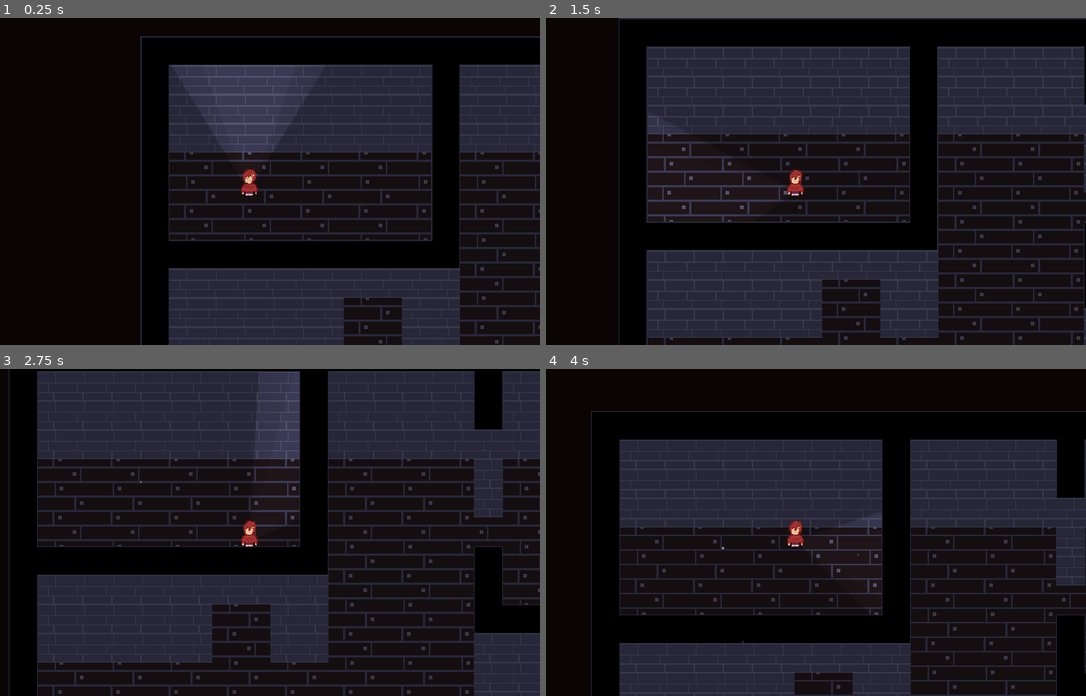
Above: before the commit, frames 1-4 (two rows, left to right).
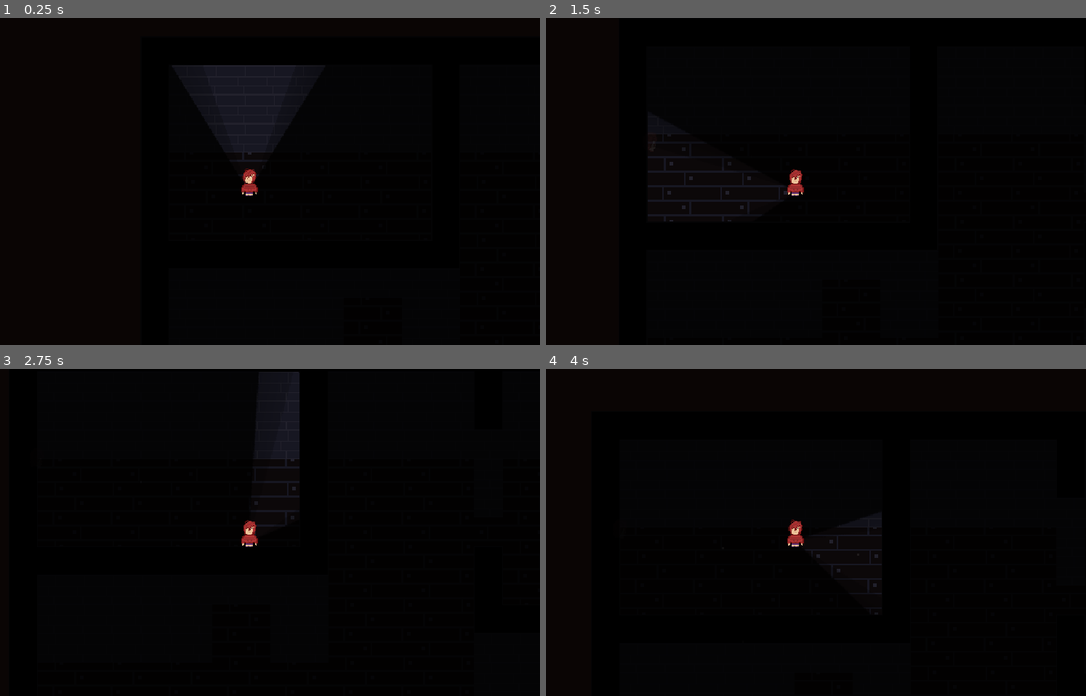
Above: after the commit, the same moments.

Repository: LexMalch/photophobic-
Game: Godot game, scene res://scene/main/main.tscn
The game is run twice, just before and just after one commit, with the same random seed, the same clock (stepped at 60 frames per second) and the same inputs. The engine's default icon, where the game draws it, is replaced by a stand-in: a white triangle on a blue panel in a dark square.
Inputs (mouse positions are in pixels of both pictures, inside the frame that each line leads up to):
- Up to frame 1 (0.25 s): no input
- Up to frame 2 (1.5 s): move the mouse to (924, 165) at 0.52 s; press the mouse at (924, 165) at 0.53 s; hold D (right) 0.53-1.28 s; move the mouse to (681, 197) at 1.27 s; release the mouse at (681, 197) at 1.28 s; hold S (down) from 1.28 s (still down); click (681, 197) at 1.35 s
- Up to frame 3 (2.75 s): move the mouse to (307, 460) at 2.02 s; release S (down) at 2.03 s; press the mouse at (307, 460) at 2.03 s; hold D (right) from 2.03 s (still down)
- Up to frame 4 (4 s): move the mouse to (767, 597) at 2.77 s; release D (right) at 2.78 s; release the mouse at (767, 597) at 2.78 s; hold W (up) 2.78-3.53 s; click (767, 597) at 2.85 s; move the mouse to (967, 581) at 3.52 s; press the mouse at (967, 581) at 3.53 s; hold A (left) from 3.53 s (still down)

The runs differ from the first frame. In frame 1, 34% of the frame differs, in the area x 25-100%, y 5-100%; in frame 2, 40%; in frame 3, 47%, in the area x 1-100%, y 0-100%; in frame 4, 35%.

Commit message:
sdfgsdfg

Diff:
--- /dev/null
+++ b/scene/enemy/enemy.gd
@@ -0,0 +1,10 @@
+extends Area2D
+var target
+var speed = 200
+func _physics_process(delta: float) -> void:
+		if target:
+			var direction = (target.global_position - global_position).normalized()
+			position += direction * speed * delta  # Плавное движение
+
+func _on_detection_area_body_entered(body: Node2D) -> void:
+	target = body
--- a/scene/enemy/enemy.tscn
+++ b/scene/enemy/enemy.tscn
@@ -1,5 +1,6 @@
-[gd_scene load_steps=4 format=3 uid="uid://b3aw883545i6c"]
+[gd_scene load_steps=5 format=3 uid="uid://b3aw883545i6c"]
 
+[ext_resource type="Script" uid="uid://dv7nuti4e5b7j" path="res://scene/enemy/enemy.gd" id="1_nytjq"]
 [ext_resource type="Texture2D" uid="uid://cp1kl626pwh17" path="res://sprite/Sprite-0001.png" id="1_yijav"]
 
 [sub_resource type="CapsuleShape2D" id="CapsuleShape2D_nytjq"]
@@ -11,6 +12,8 @@
 
 [node name="Enemy" type="Area2D"]
 modulate = Color(1, 1, 1, 0.231373)
+monitorable = false
+script = ExtResource("1_nytjq")
 
 [node name="Sprite2D" type="Sprite2D" parent="."]
 texture = ExtResource("1_yijav")
@@ -24,3 +27,5 @@
 shape = SubResource("CircleShape2D_msiye")
 
 [node name="WallsDetector" type="RayCast2D" parent="."]
+
+[connection signal="body_entered" from="DetectionArea" to="." method="_on_detection_area_body_entered"]
--- a/scene/main/main.tscn
+++ b/scene/main/main.tscn
@@ -48,7 +48,8 @@
 position = Vector2(88, 32)
 
 [node name="PointLight2D" type="PointLight2D" parent="."]
-visible = false
+light_mask = 3
+visibility_layer = 3
 position = Vector2(1888, 816)
 scale = Vector2(67, 35.5)
 energy = 0.9
--- a/scene/player/player.tscn
+++ b/scene/player/player.tscn
@@ -86,7 +86,8 @@
 script = ExtResource("1_cm2cf")
 
 [node name="AnimatedSprite2D" type="AnimatedSprite2D" parent="."]
-light_mask = 0
+light_mask = 2
+visibility_layer = 2
 z_index = 1
 z_as_relative = false
 sprite_frames = SubResource("SpriteFrames_cm2cf")
Not shown, added: scene/enemy/enemy.gd.uid
